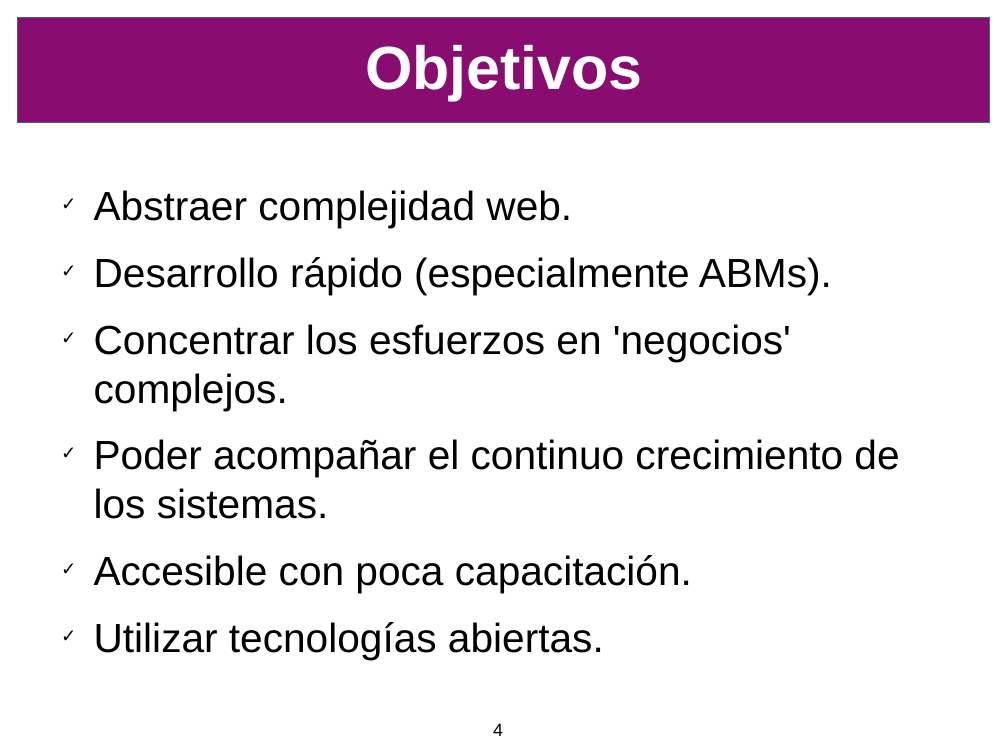
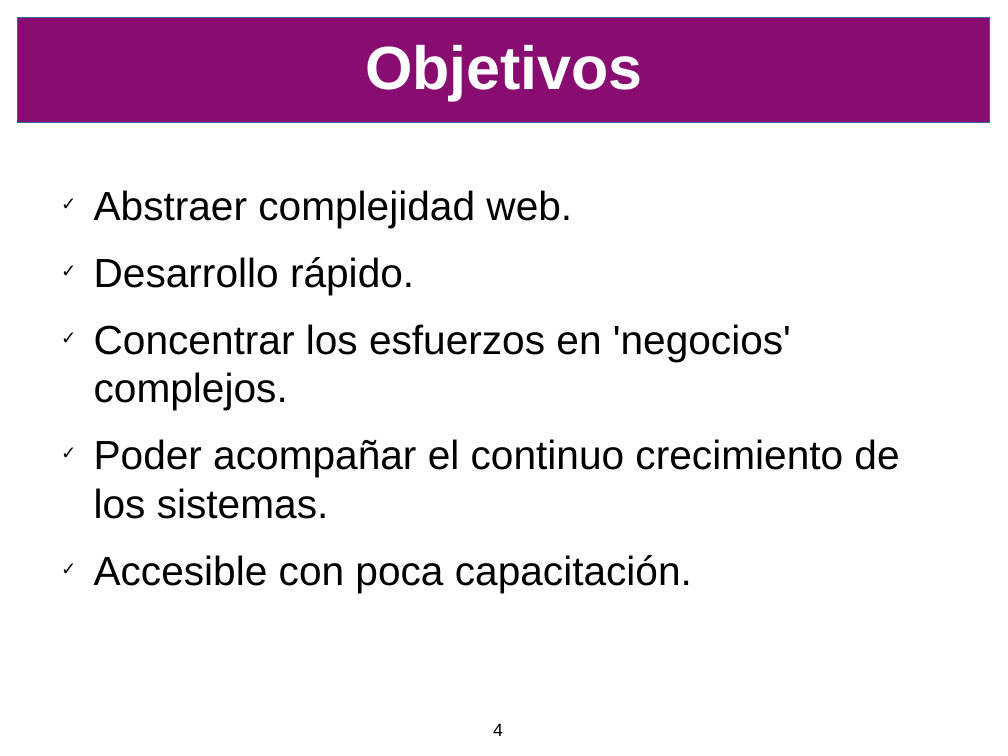
Before and after one commit to SIU-Toba/framework, a slide deck: slide 4 of doc/presentacion/CafeConf2006.odp. Drawn at 1008x756 pixels with LibreOffice and Linux fonts; fonts in the diff are those of the drawing; background and template pictures are left out. Boxes give left, top, right and bottom in pixels: in the first picture for what was removed or moved away, otherwise in the second. Text is boxed around its words. In the diff, an @@ line names an element or a change of style, - is before the commit and + after.

```diff
--- a/doc/presentacion/CafeConf2006.odp
+++ b/doc/presentacion/CafeConf2006.odp
@@ text at <box>94,257,414,295</box>: text changed @@
-✓ Desarrollo rápido (especialmente ABMs).
+✓ Desarrollo rápido.
@@ text at <box>94,622,604,659</box>: paragraph removed @@
-✓ Utilizar tecnologías abiertas.
```
Also in this commit, not shown: 13 other slides changed, 10 slides added, 2 slides removed.
